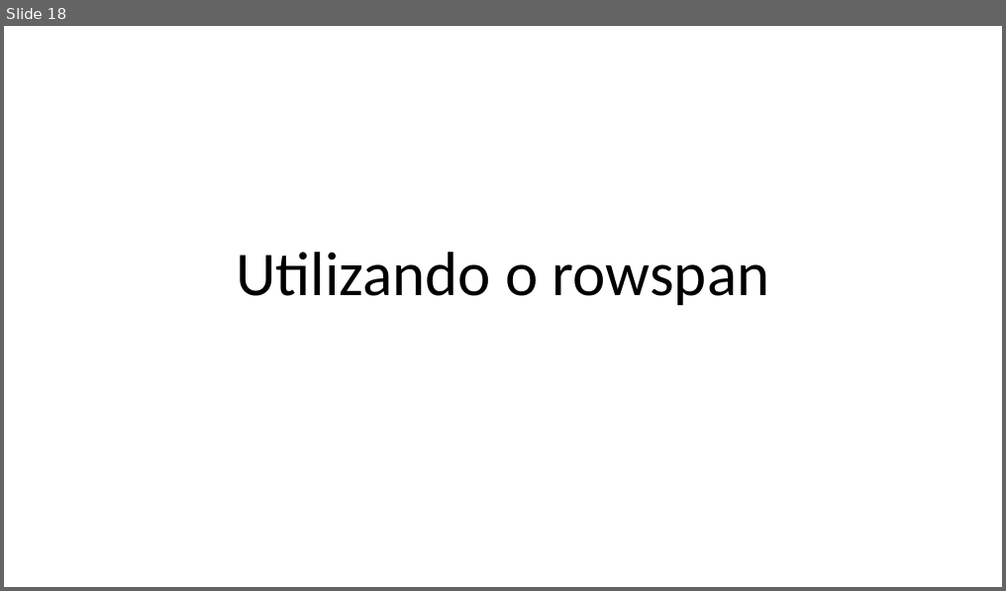
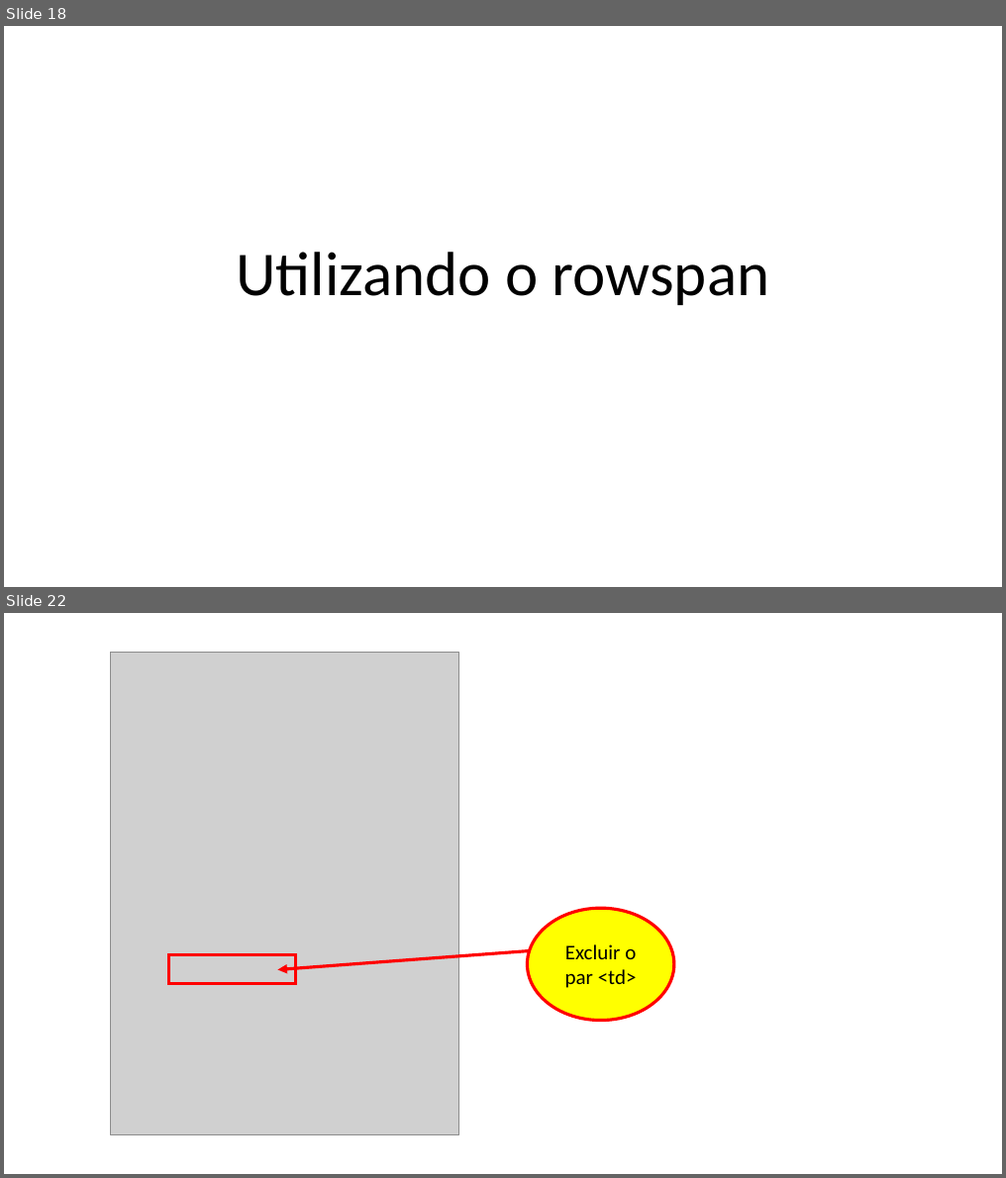
Before and after one commit to guilhermehsouza/AulaHTML, a slide deck: Aula 05 - Exemplo 4.pptx. Shown one above the other, each under a label of ours: slide 18 before the commit, slides 18 and 22 after it; the slides between them are not shown. The pictures are 1006x591 and 1006x1178 pixels, drawn with LibreOffice and Linux fonts; fonts in the diff are those of the drawing; grey boxes stand for pictures. Boxes give left, top, right and bottom in pixels: in the first picture for what was removed or moved away, otherwise in the second. Text is boxed around its words. In the diff, an @@ line names an element or a change of style, - is before the commit and + after.

```diff
--- a/Aula 05 - Exemplo 4.pptx
+++ b/Aula 05 - Exemplo 4.pptx
@@ slide 22 added at box(4, 613, 1002, 1174), background #FFFFFF @@
@@ picture added at box(110, 652, 459, 1136) @@
@@ ellipse added at box(528, 908, 674, 1020), fill #FFFF00, outline #FF0000 3 pt, 20 pt, text #000000 @@
+Excluir o par <td>
@@ rectangle added at box(168, 956, 295, 983), outline #FF0000 3 pt @@
@@ arrow added from (538, 951) to (278, 970), #FF0000 3 pt @@
```
Also in this commit, not shown: 18 other slides added, 4 slides removed, 5 other files.
